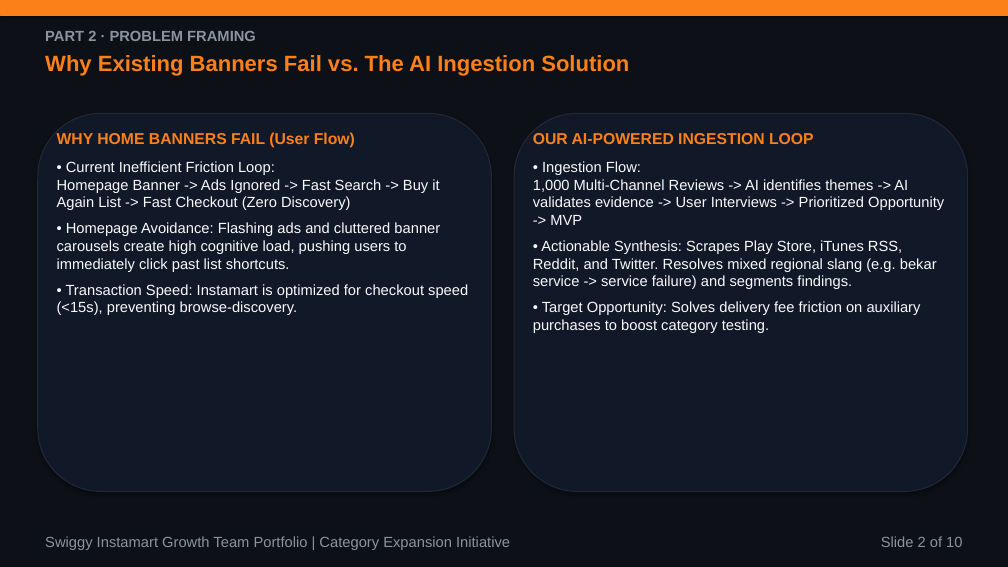
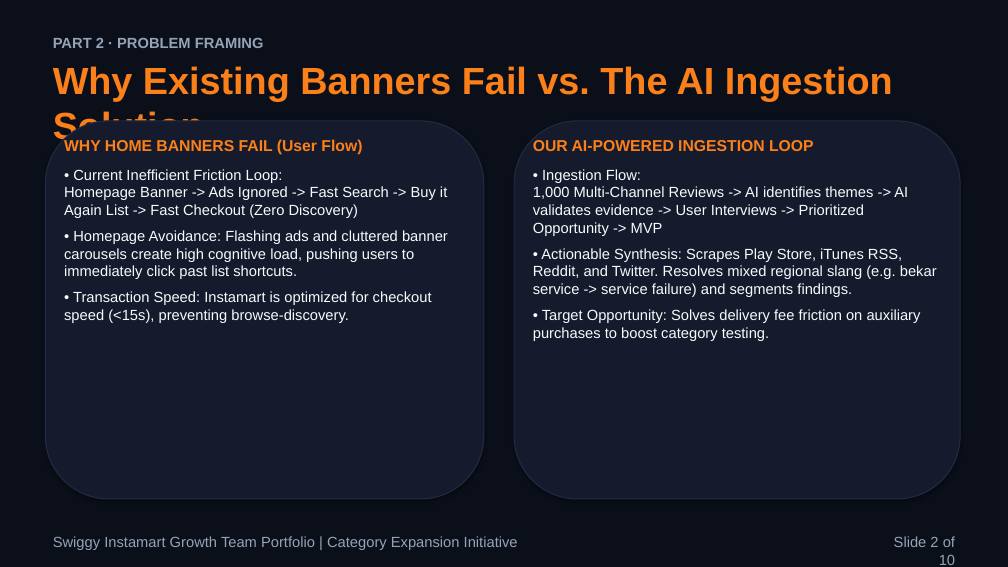
Before and after one commit to aashritamalviya1999/swiggy-instamart-discovery, a slide deck: slide 2 of NL Swiggy Instamart.pptx. Drawn at 1008x567 pixels with LibreOffice and Linux fonts; fonts in the diff are those of the drawing. Boxes give left, top, right and bottom in pixels: in the first picture for what was removed or moved away, otherwise in the second. Text is boxed around its words. In the diff, an @@ line names an element or a change of style, - is before the commit and + after.

Commit message:
Redesign slide decks to adhere strictly to premium design system guidelines and font size scales

```diff
--- a/NL Swiggy Instamart.pptx
+++ b/NL Swiggy Instamart.pptx
@@ rectangle at [0,0,1008,567]: fill #0D1117 to #0B0F19 @@
@@ rectangle removed at [0,0,1008,15] @@
@@ text "Why Existing Banners Fail vs. ...": place and size @@
-text "Why Existing Banners Fail vs. ..." at [45,55,629,76]
+text "Why Existing Banners Fail vs. ..." at [53,66,893,147]
@@ text "Why Existing Banners Fail vs. ..." at [53,66,893,147]: size 21 to 36 pt @@
@@ text "PART 2 · PROBLEM FRAMING": place and size @@
-text "PART 2 · PROBLEM FRAMING" at [45,31,256,41]
+text "PART 2 · PROBLEM FRAMING" at [53,38,264,48]
@@ rounded rectangle at [45,121,484,499]: fill #111827 to #151B2C; outline #1F2937 1 pt to #222B44 1 pt @@
@@ rounded rectangle: place and size @@
-rounded rectangle at [38,113,492,492]
+rounded rectangle at [45,121,484,499]
@@ text "WHY HOME BANNERS FAIL (User ..." rewrapped from [57,132,468,315] to [64,139,448,323] @@
@@ rounded rectangle: place and size @@
-rounded rectangle at [514,113,968,492]
+rounded rectangle at [514,121,960,499]
@@ rounded rectangle at [514,121,960,499]: fill #111827 to #151B2C; outline #1F2937 1 pt to #222B44 1 pt @@
@@ text "OUR AI-POWERED INGESTION LOOP" rewrapped from [533,133,944,333] to [533,140,937,341] @@
@@ text "Swiggy Instamart Growth Team Portfolio ...": place and size @@
-text "Swiggy Instamart Growth Team Portfolio ..." at [45,536,510,550]
+text "Swiggy Instamart Growth Team Portfolio ..." at [53,536,518,550]
@@ text colour #8B949E to #94A3B8 in 3 elements at [53,536,518,550], [53,38,264,48], [894,536,955,565] @@
```
Also in this commit, not shown: 9 other slides changed, 3 other files.
